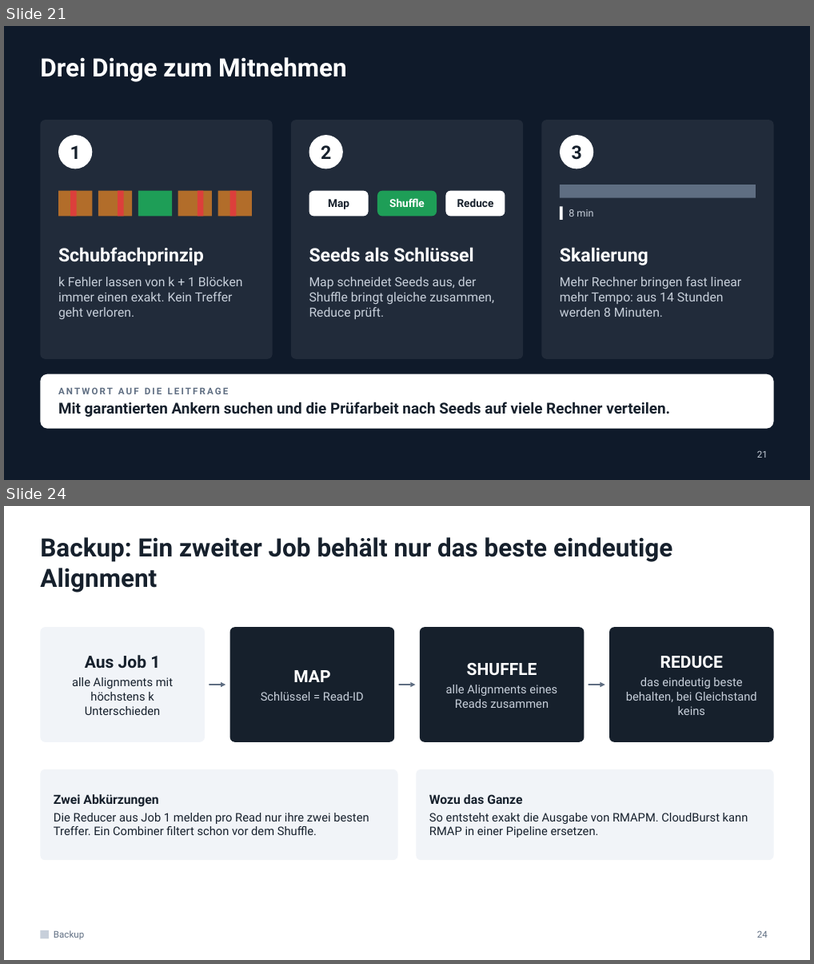
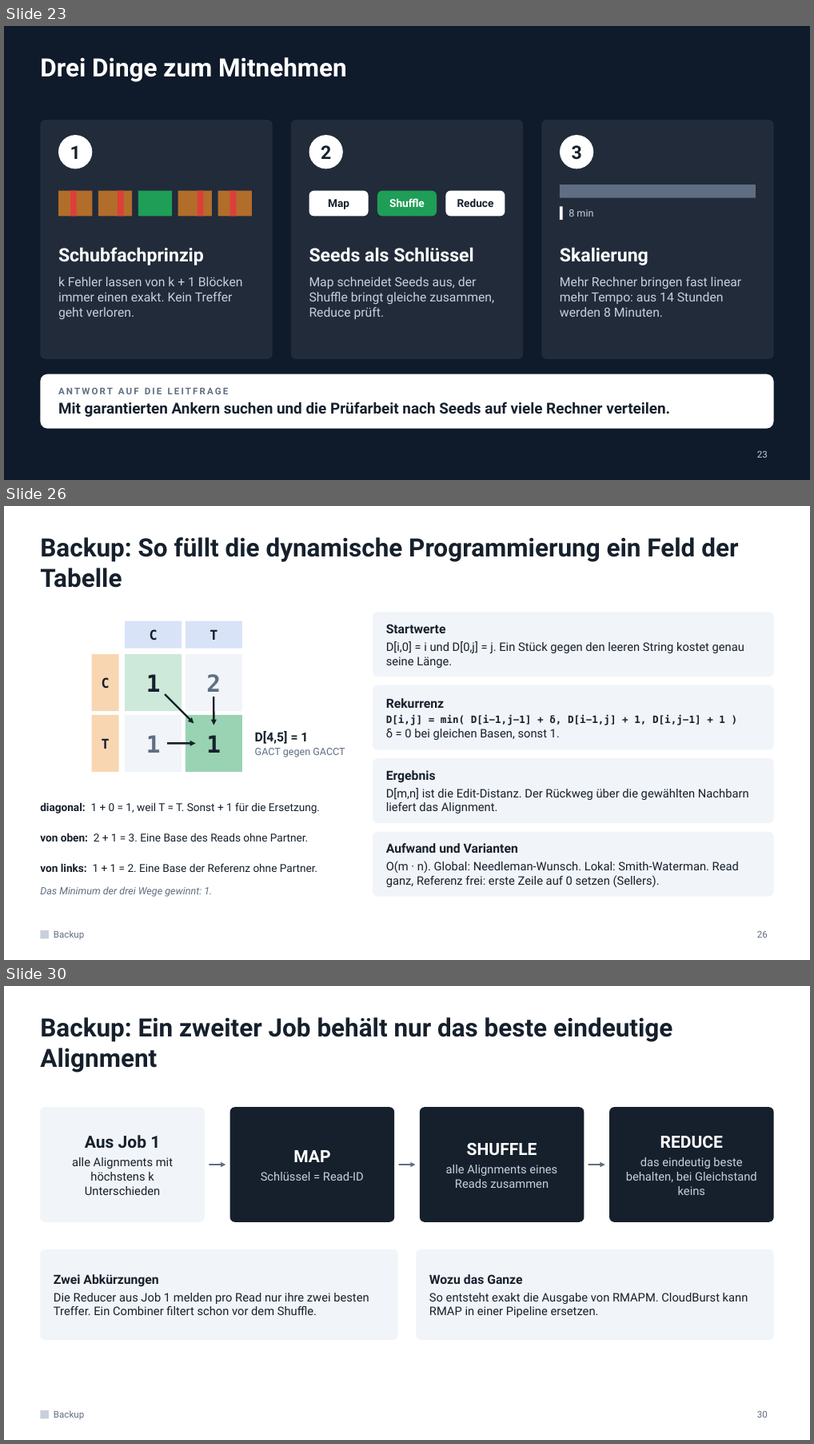
Before and after one commit to mawehl/BigData, a slide deck: CloudBurst_Vortrag.pptx. Shown one above the other, each under a label of ours: slides 21 and 24 before the commit, slides 23, 26 and 30 after it; the slides between them are not shown. The pictures are 814x964 and 814x1444 pixels, drawn with LibreOffice and Linux fonts; fonts in the diff are those of the drawing. Boxes give left, top, right and bottom in pixels: in the first picture for what was removed or moved away, otherwise in the second. Text is boxed around its words. In the diff, an @@ line names an element or a change of style, - is before the commit and + after.

```diff
--- a/CloudBurst_Vortrag.pptx
+++ b/CloudBurst_Vortrag.pptx
@@ slide 26 added at bbox=[4, 506, 810, 960], background #FFFFFF; not listed: 2 template elements that a slide beside it also shows @@
@@ title added at bbox=[40, 537, 738, 588], 30 pt, text #16202C, bold @@
+Backup: So füllt die dynamische Programmierung ein Feld der Tabelle
@@ rectangle added at bbox=[125, 621, 182, 648], fill #2B66D9 at 18% opacity, 16 pt, text #16202C, bold @@
+C
@@ rectangle added at bbox=[186, 621, 242, 648], fill #2B66D9 at 18% opacity, 16 pt, text #16202C, bold @@
+T
@@ rounded rectangle added at bbox=[373, 612, 774, 676], fill #F1F4F8 @@
@@ text added at bbox=[386, 624, 745, 668], 14 pt, text #16202C @@
+Startwerte
+D[i,0] = i und D[0,j] = j. Ein Stück gegen den leeren String kostet genau seine Länge.
@@ rectangle added at bbox=[92, 654, 119, 711], fill #F08A24 at 35% opacity, 16 pt, text #16202C, bold @@
+C
@@ rectangle added at bbox=[125, 654, 182, 711], fill #1E9E57 at 22% opacity, 28 pt, text #16202C, bold @@
+1
@@ rectangle added at bbox=[186, 654, 242, 711], fill #F1F4F8, 28 pt, text #5F6E82, bold @@
+2
@@ arrow added from (165, 694) to (194, 723), #16202C 2.25 pt @@
@@ arrow added from (214, 696) to (214, 725), #16202C 2.25 pt @@
@@ rounded rectangle added at bbox=[373, 685, 774, 750], fill #F1F4F8 @@
@@ rectangle added at bbox=[92, 715, 119, 772], fill #F08A24 at 35% opacity, 16 pt, text #16202C, bold @@
+T
@@ rectangle added at bbox=[125, 715, 182, 772], fill #F1F4F8, 28 pt, text #5F6E82, bold @@
+1
@@ rectangle added at bbox=[186, 715, 242, 772], fill #1E9E57 at 45% opacity, 28 pt, text #16202C, bold @@
+1
@@ text added at bbox=[386, 698, 726, 740], 12 pt, text #16202C, bold @@
+Rekurrenz
+D[i,j] = min( D[i−1,j−1] + δ, D[i−1,j] + 1, D[i,j−1] + 1 )
+δ = 0 bei gleichen Basen, sonst 1.
@@ arrow added from (167, 743) to (196, 743), #16202C 2.25 pt @@
@@ text added at bbox=[255, 731, 345, 757], 12 pt, text #5F6E82 @@
+D[4,5] = 1
+GACT gegen GACCT
@@ rounded rectangle added at bbox=[373, 758, 774, 823], fill #F1F4F8 @@
@@ text added at bbox=[386, 770, 750, 813], 14 pt, text #16202C @@
+Ergebnis
+D[m,n] ist die Edit-Distanz. Der Rückweg über die gewählten Nachbarn liefert das Alignment.
@@ text added at bbox=[40, 802, 320, 813], 13 pt, text #16202C @@
+diagonal: 1 + 0 = 1, weil T = T. Sonst + 1 für die Ersetzung.
@@ text added at bbox=[40, 832, 308, 841], 13 pt, text #16202C @@
+von oben: 2 + 1 = 3. Eine Base des Reads ohne Partner.
@@ rounded rectangle added at bbox=[373, 832, 774, 896], fill #F1F4F8 @@
@@ text added at bbox=[40, 863, 318, 872], 13 pt, text #16202C @@
+von links: 1 + 1 = 2. Eine Base der Referenz ohne Partner.
@@ text added at bbox=[386, 843, 739, 887], 14 pt, text #16202C @@
+Aufwand und Varianten
+O(m · n). Global: Needleman-Wunsch. Lokal: Smith-Waterman. Read ganz, Referenz frei: erste Zeile auf 0 setzen (Sellers).
@@ text added at bbox=[40, 886, 212, 896], 12 pt, text #5F6E82, italic @@
+Das Minimum der drei Wege gewinnt: 1.
@@ page number added at bbox=[758, 930, 768, 937], 11 pt, text #5F6E82 @@
+26
@@ what was slide 21 is now slide 23 @@
@@ page number at bbox=[758, 450, 768, 457]: text changed @@
-21
+23
@@ what was slide 24 is now slide 30 @@
@@ page number at bbox=[758, 1410, 768, 1417]: text changed @@
-24
+30
```
Also in this commit, not shown: 8 slides changed, 7 other slides added, 1 slide removed, 1 other file.
